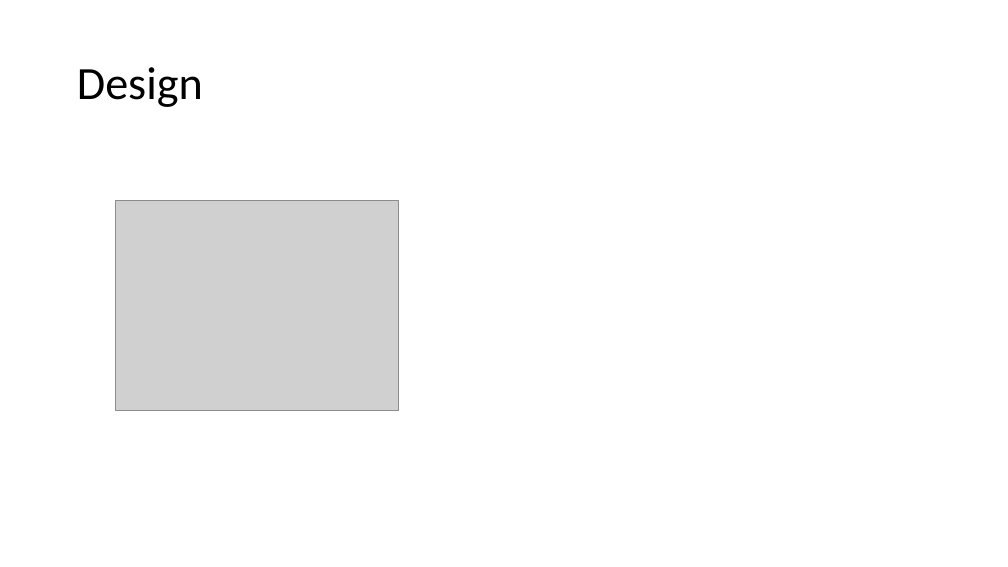
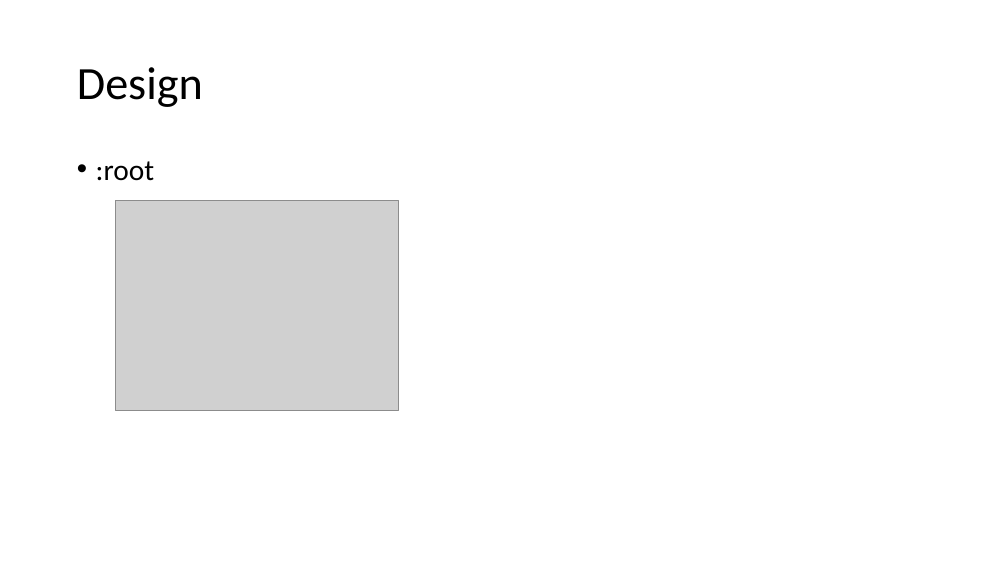
Before and after one commit to llkk87/frond-end-project, a slide deck: slide 4 of present-docs/project-presentation.pptx. Drawn at 1008x567 pixels with LibreOffice and Linux fonts; fonts in the diff are those of the drawing; grey boxes stand for pictures. Boxes give left, top, right and bottom in pixels: in the first picture for what was removed or moved away, otherwise in the second. Text is boxed around its words. In the diff, an @@ line names an element or a change of style, - is before the commit and + after.

```diff
--- a/present-docs/project-presentation.pptx
+++ b/present-docs/project-presentation.pptx
@@ text added at [96,161,154,181], 28 pt, text #000000 @@
+• :root
```
Also in this commit, not shown: 3 other slides changed.
